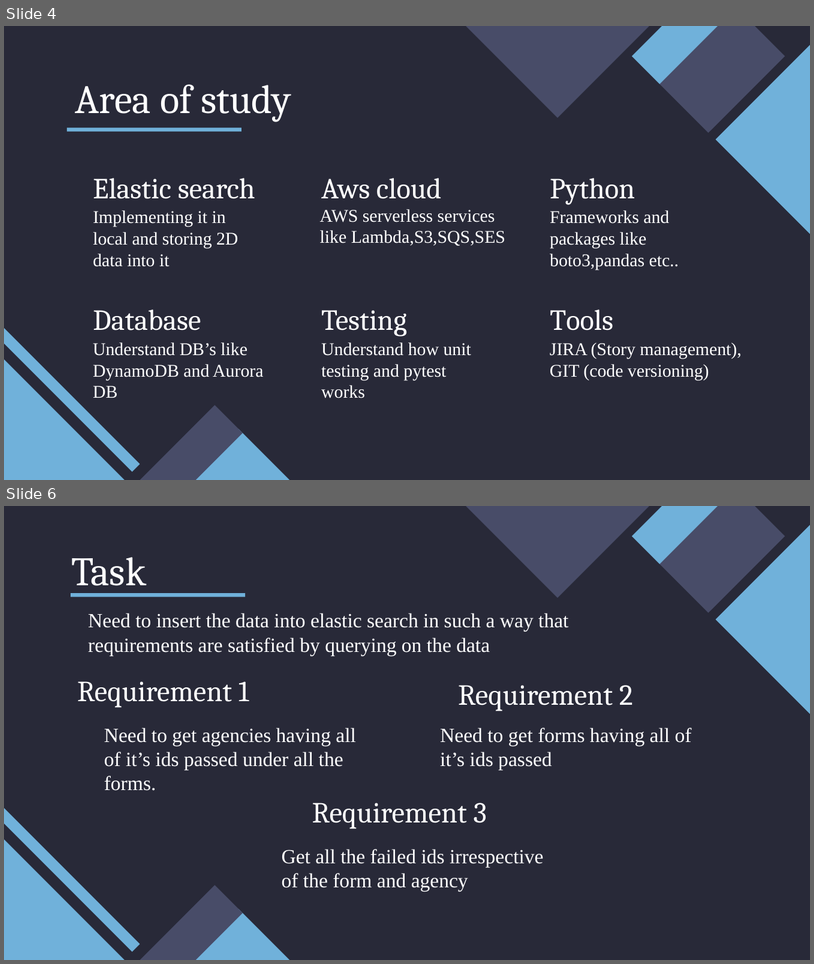
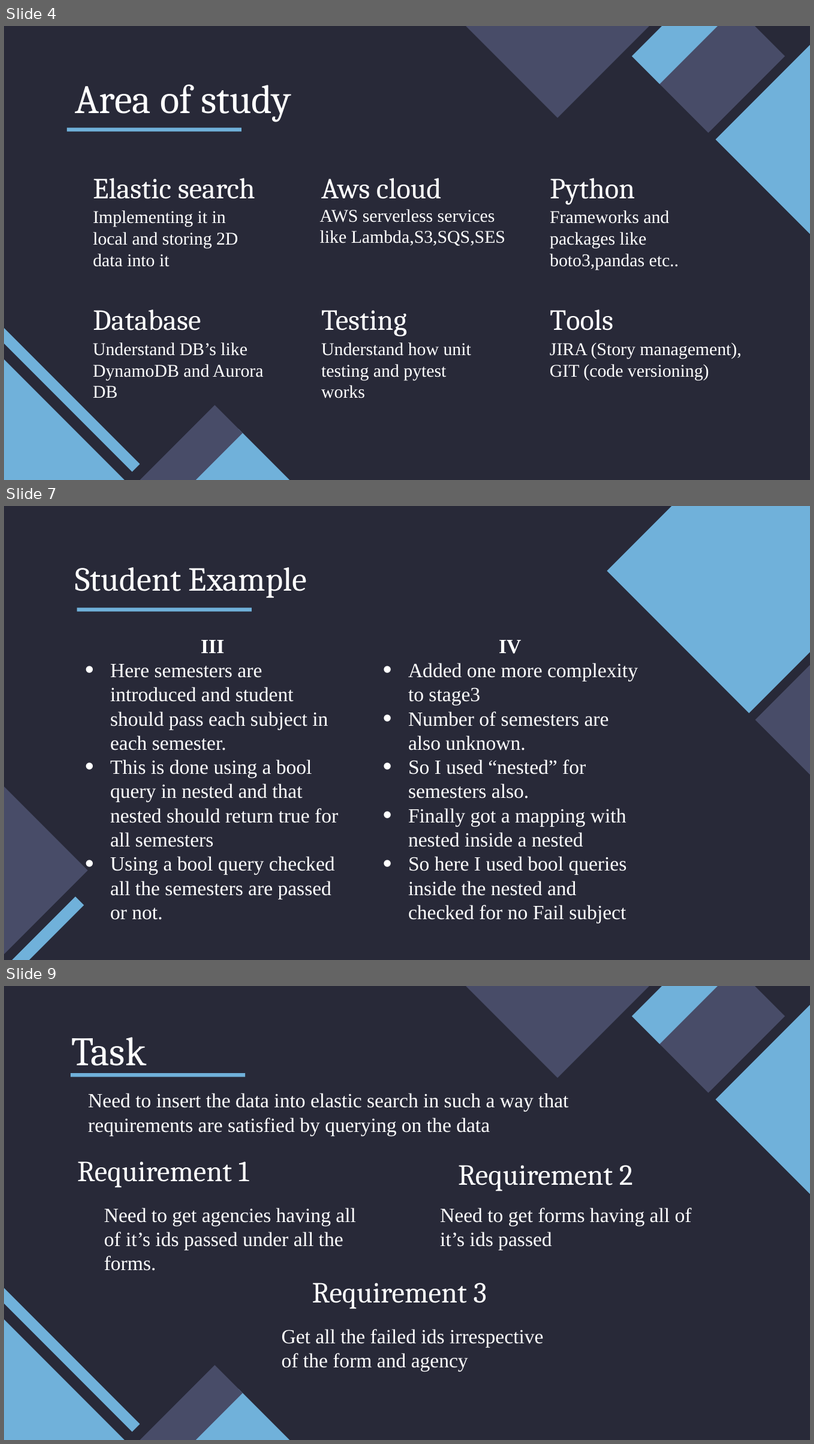
Before and after one commit to mehar-srinivas-chowdari/git-learning, a slide deck: presentation_to_seniors.pptx. Shown one above the other, each under a label of ours: slides 4 and 6 before the commit, slides 4, 7 and 9 after it; the slides between them are not shown. The pictures are 814x964 and 814x1444 pixels, drawn with LibreOffice and Linux fonts; fonts in the diff are those of the drawing. Boxes give left, top, right and bottom in pixels: in the first picture for what was removed or moved away, otherwise in the second. Text is boxed around its words. In the diff, an @@ line names an element or a change of style, - is before the commit and + after.

```diff
--- a/presentation_to_seniors.pptx
+++ b/presentation_to_seniors.pptx
@@ slide 7 added at [4, 506, 810, 960], background #282938 @@
@@ rectangle added at [608, 506, 810, 713], fill #70B1DA @@
@@ title added at [75, 567, 307, 598], 30 pt, text #FFFFFF @@
+Student Example
@@ rectangle added at [756, 577, 810, 861], fill #484C68 @@
@@ rectangle added at [77, 607, 252, 612], fill #70B1DA @@
@@ text added at [110, 640, 338, 919], 18 pt, text #FFFFFF @@
+  III
+• Here semesters are introduced and student should pass each subject in each semester.
+• This is done using a bool query in nested and that nested should return true for all semesters
+• Using a bool query checked all the semesters are passed or not.
@@ text added at [408, 640, 638, 923], 18 pt, text #FFFFFF @@
+  IV
+• Added one more complexity to stage3
+• Number of semesters are also unknown.
+• So I used “nested” for semesters also.
+• Finally got a mapping with nested inside a nested
+• So here I used bool queries inside the nested and checked for no Fail subject
@@ rectangle added at [4, 728, 87, 960], fill #484C68 @@
@@ rectangle added at [4, 897, 84, 960], fill #70B1DA @@
@@ what was slide 6 is now slide 9 @@
```
Also in this commit, not shown: 2 slides changed, 2 other slides added.
